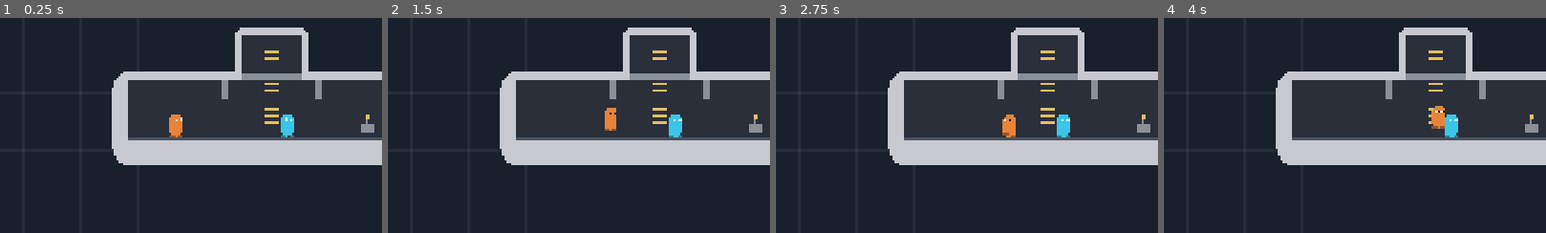
Above: before the commit, frames 1-4 (left to right).
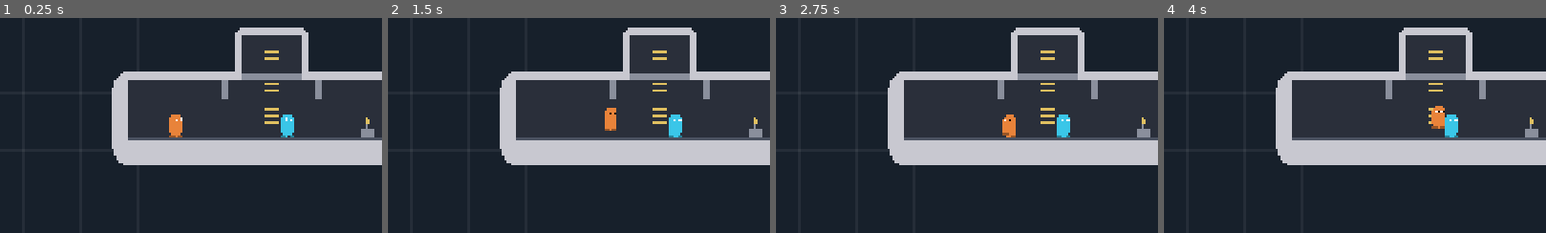
Above: after the commit, the same moments.

Repository: SnirNehemia/deeper
Game: Godot game, scene res://scenes/sub_test.tscn
Same seed, same stepped clock (60 frames per second), same inputs: the game is played once before the commit and once after it.
Inputs:
- Up to frame 1 (0.25 s): no input
- Up to frame 2 (1.5 s): tap E at 0.5, 0.6, 1.25 s; hold D from 0.53 s (still down); tap W at 0.77 s; tap Q at 1.35 s
- Up to frame 3 (2.75 s): tap W at 1.52 s; tap E at 2 s; release D at 2.03 s; hold A from 2.03 s (still down); tap Shift at 2.1 s
- Up to frame 4 (4 s): tap E at 2.75, 3.5, 3.6 s; release A at 2.78 s; hold D from 2.78 s (still down); tap Enter at 2.85 s; tap W at 3.02, 3.77 s
The pictures show only the part of the screen within x 14-64%, y 26-76%; the shares and areas given below are measured in that part.

The runs differ from the first frame. In frame 1, 0.2% of the frame differs, in the area x 94-98%, y 44-56%; in frame 2, 0.2%; in frame 3, 0.2%; in frame 4, 0.2%.

Commit message:
Fix crew sinking/floating during sub pitch tilt
The hull art tilts but physics stays upright (so nobody slides on the slope).
That left crew misaligned with the tilted floor at the sub's ends. Now the crew
ART (and the helm console) tilt by the same angle and pivot as the hull, so they
ride the tilted floor visually while their physics bodies stay upright.

- Sub exposes `pitch`; crew rotate + reposition their visual to match
- Helm console moved into the hull art so it tilts too (HelmStation no longer draws)
- test_helm asserts crew art tilts with the sub while bodies stay upright
- tests/capture_tilt: throwaway windowed screenshot tool for visual checks

Co-Authored-By: Claude Sonnet 4.6 <noreply@anthropic.com>

Diff:
--- a/project.godot
+++ b/project.godot
@@ -11,9 +11,9 @@
 [application]
 
 config/name="Deeper"
+run/main_scene="res://scenes/sub_test.tscn"
 config/features=PackedStringArray("4.4", "GL Compatibility")
 config/icon="res://icon.svg"
-run/main_scene="res://scenes/sub_test.tscn"
 
 [autoload]
 
@@ -29,6 +29,6 @@
 
 [rendering]
 
+textures/canvas_textures/default_texture_filter=0
 renderer/rendering_method="gl_compatibility"
 renderer/rendering_method.mobile="gl_compatibility"
-textures/canvas_textures/default_texture_filter=0
--- a/scripts/crew/crew.gd
+++ b/scripts/crew/crew.gd
@@ -203,11 +203,27 @@
 	if running:
 		# Step cadence scales with speed so faster = quicker shuffle.
 		_run_phase += (absf(velocity.x) / ppm) * delta * 4.0
+
+	# Match the sub's cosmetic pitch: rotate the body art and slide it to where
+	# the tilted floor actually is, so we don't look sunk/floating at the ends.
+	# Physics stays upright; this is purely the drawing.
+	var theta := _sub_pitch()
+	var feet := position + Vector2(0.0, PlaceholderArt.CREW_HEIGHT_M * ppm * 0.5)
+	_visual.position = feet.rotated(theta) - position
+	_visual.rotation = theta
+
 	_visual.color = body_color
 	_visual.facing = _facing
 	_visual.running = running
 	_visual.run_phase = _run_phase
 	_visual.queue_redraw()
+
+## The cosmetic pitch of the sub we're riding (0 if we're not inside a sub).
+func _sub_pitch() -> float:
+	var parent := get_parent()
+	if parent is Sub:
+		return (parent as Sub).pitch
+	return 0.0
 
 func _squash() -> void:
 	_play_scale(Vector2(1.25, 0.7), 0.12, Tween.TRANS_BACK)
--- a/scripts/stations/helm_station.gd
+++ b/scripts/stations/helm_station.gd
@@ -16,10 +16,3 @@
 	super.exit(crew)
 	if sub != null:
 		sub.drive_input = Vector2.ZERO
-
-func _draw() -> void:
-	# Placeholder console: a small box, brighter when free, dim when occupied.
-	var color := PlaceholderArt.SUB_STRUCTURE if occupant == null else PlaceholderArt.SUB_FLOOR
-	draw_rect(Rect2(-16, -8, 32, 24), color)
-	draw_rect(Rect2(-3, -22, 6, 16), PlaceholderArt.SUB_STRUCTURE)  # control column
-	draw_circle(Vector2(0, -24), 7, PlaceholderArt.LADDER_COLOR)    # wheel
--- a/scripts/sub/sub.gd
+++ b/scripts/sub/sub.gd
@@ -37,6 +37,10 @@
 ## [-1, 1]). Zero when no one is steering — the sub then coasts to a stop.
 var drive_input: Vector2 = Vector2.ZERO
 
+## Current cosmetic pitch (radians). The hull art and the crew art both tilt by
+## this; the physics body stays upright. Read by crew to match the tilted floor.
+var pitch: float = 0.0
+
 var _visual: SubVisual
 
 func _ready() -> void:
@@ -65,10 +69,11 @@
 	# No gravity: neutral buoyancy, so it holds depth when idle.
 	move_and_slide()
 
-	# Cosmetic pitch tilt proportional to horizontal speed (visual only — the
-	# body and crew stay upright so collisions and footing are unaffected).
+	# Cosmetic pitch tilt proportional to horizontal speed. Only the ART tilts
+	# (hull + crew); the physics body and footing stay upright, so nobody slides.
 	var t := clampf(velocity.x / (feel.max_speed_h * ppm), -1.0, 1.0)
-	_visual.rotation = deg_to_rad(feel.max_pitch_deg) * t
+	pitch = deg_to_rad(feel.max_pitch_deg) * t
+	_visual.rotation = pitch
 
 func _build_helm() -> void:
 	var helm := HelmStation.new()
--- a/scripts/sub/sub_visual.gd
+++ b/scripts/sub/sub_visual.gd
@@ -48,6 +48,12 @@
 		draw_rect(Rect2(-rail_x, rung, rail_x * 2.0, 3.0), PlaceholderArt.LADDER_COLOR)
 		rung += 16.0
 
+	# Helm console, sitting on the floor in the bow room (tilts with the hull).
+	var hx := Sub.HELM_X
+	draw_rect(Rect2(hx - 16.0, -24.0, 32.0, 24.0), PlaceholderArt.SUB_STRUCTURE)
+	draw_rect(Rect2(hx - 3.0, -40.0, 6.0, 16.0), PlaceholderArt.SUB_STRUCTURE)
+	draw_circle(Vector2(hx, -42.0), 7.0, PlaceholderArt.LADDER_COLOR)
+
 func _draw_round_rect(rect: Rect2, radius: float, color: Color) -> void:
 	var r := minf(radius, minf(rect.size.x, rect.size.y) * 0.5)
 	draw_rect(Rect2(rect.position + Vector2(r, 0), Vector2(rect.size.x - 2.0 * r, rect.size.y)), color)
--- /dev/null
+++ b/tests/capture_tilt.gd
@@ -0,0 +1,47 @@
+extends Node2D
+
+## Throwaway visual capture: drive the sub to full tilt with crew standing at the
+## ends, then save a screenshot so we can confirm the crew sit on the tilted
+## floor. Run windowed (needs rendering), saves res://tilt_capture.png, quits.
+
+var _sub: Sub
+
+func _ready() -> void:
+	var bg := ColorRect.new()
+	bg.color = PlaceholderArt.SANDBOX_BG
+	bg.size = Vector2(8000, 6000)
+	bg.position = Vector2(-4000, -3000)
+	bg.z_index = -100
+	add_child(bg)
+
+	_sub = Sub.new()
+	add_child(_sub)
+
+	var p1 := Crew.new()
+	p1.player_index = 99  # no input
+	p1.body_color = PlaceholderArt.CREW_P2_COLOR
+	p1.position = Vector2(-300, -60)
+	_sub.add_child(p1)
+
+	var p2 := Crew.new()
+	p2.player_index = 99
+	p2.body_color = PlaceholderArt.CREW_P1_COLOR
+	p2.position = Vector2(300, -60)
+	_sub.add_child(p2)
+
+	var cam := Camera2D.new()
+	cam.position = Vector2(0, -40)
+	add_child(cam)
+	cam.make_current()
+
+	await _capture()
+
+func _capture() -> void:
+	# Force max tilt directly, let crew settle on the tilted-art floor.
+	for i in 200:
+		_sub.drive_input = Vector2(1, 0)
+		await get_tree().physics_frame
+	await RenderingServer.frame_post_draw
+	var img := get_viewport().get_texture().get_image()
+	img.save_png("res://tilt_capture.png")
+	get_tree().quit(0)
--- /dev/null
+++ b/tests/capture_tilt.tscn
@@ -0,0 +1,6 @@
+[gd_scene load_steps=2 format=3 uid="uid://b572k45cb6ysv"]
+
+[ext_resource type="Script" path="res://tests/capture_tilt.gd" id="1_cap"]
+
+[node name="CaptureTilt" type="Node2D"]
+script = ExtResource("1_cap")
--- a/tests/test_helm.gd
+++ b/tests/test_helm.gd
@@ -90,6 +90,12 @@
 	var max_h := GameFeel.sub.max_speed_h * GameFeel.PIXELS_PER_METER
 	_check(v_late < max_h + 1.0, "sub never exceeds its max horizontal speed")
 
+	# Pitch: the sub leans, and the crew ART leans with it (physics stays upright).
+	_check(absf(sub.pitch) > 0.01, "sub pitches while driving")
+	_check(absf(driver._visual.rotation - sub.pitch) < 0.001, "driver art tilts to match the sub")
+	_check(absf(rider._visual.rotation - sub.pitch) < 0.001, "rider art tilts to match the sub")
+	_check(absf(driver.rotation) < 0.001, "driver physics body stays upright")
+
 	# The free rider stayed put inside the sub (rode along, no sliding).
 	_check(rider.position.distance_to(rider_local) < 8.0, "free crew rides along inside the sub")
 	_check(driver.global_position.distance_to(helm.seat_global_position()) < 2.0,
Not shown, added: tests/capture_tilt.gd.uid
Not shown: 1 places in tests/test_helm.tscn that only renumber resources
Not shown, added: tilt_capture.png.import
Not shown, changed: .gitignore
